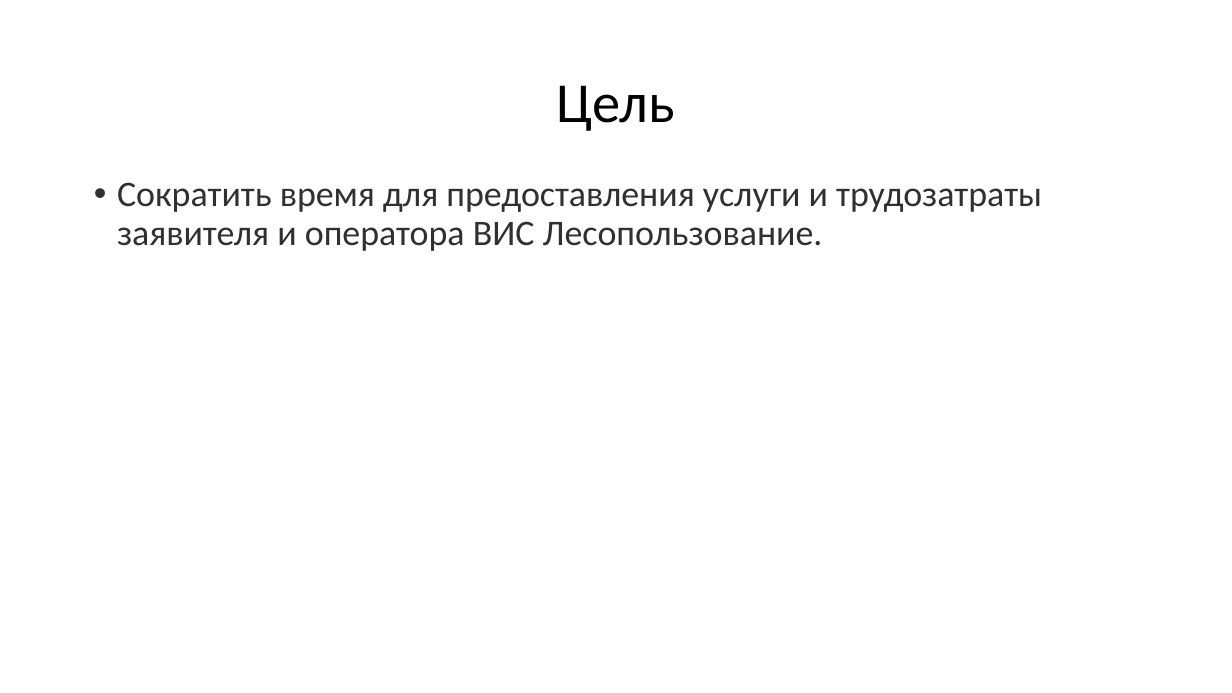
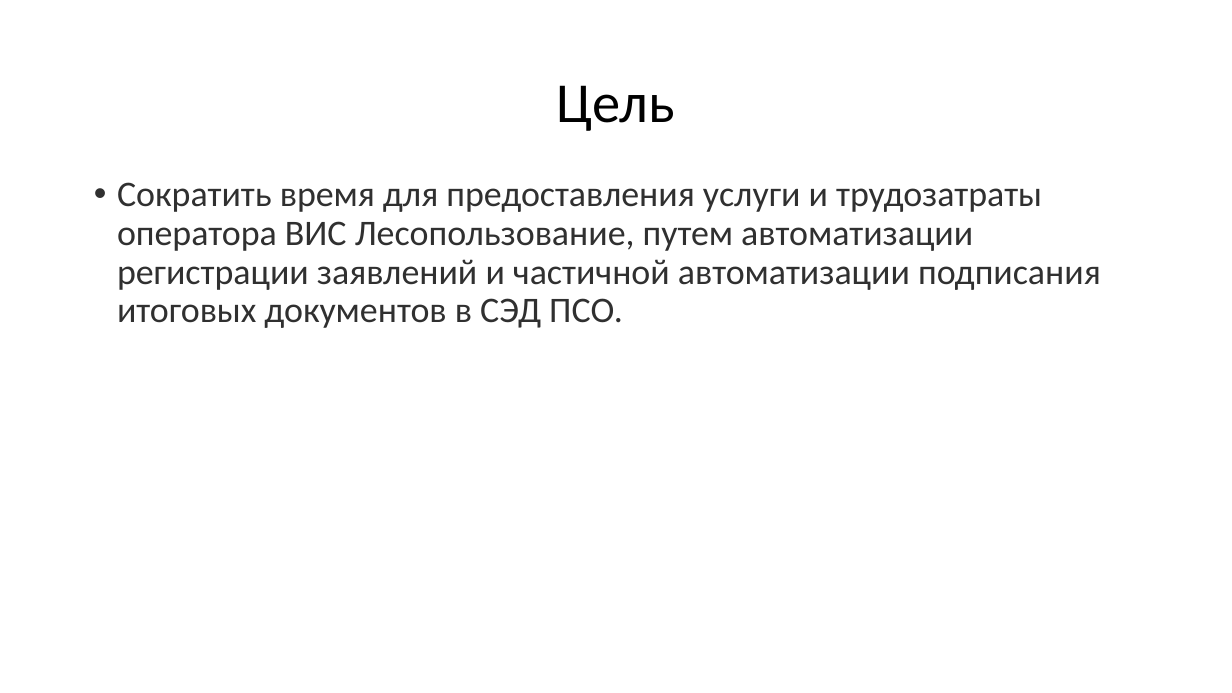
Before and after one commit to mcdodik20008/docs, a slide deck: slide 8 of Презентация.pptx. Drawn at 1232x693 pixels with LibreOffice and Linux fonts; fonts in the diff are those of the drawing. Boxes give left, top, right and bottom in pixels: in the first picture for what was removed or moved away, otherwise in the second. Text is boxed around its words. In the diff, an @@ line names an element or a change of style, - is before the commit and + after.

```diff
--- a/Презентация.pptx
+++ b/Презентация.pptx
@@ text at (x1=117, y1=182, x2=1101, y2=328): text changed @@
-• Сократить время для предоставления услуги и трудозатраты заявителя и оператора ВИС Лесопользование.
+• Сократить время для предоставления услуги и трудозатраты оператора ВИС Лесопользование, путем автоматизации регистрации заявлений и частичной автоматизации подписания итоговых документов в СЭД ПСО.
```
Also in this commit, not shown: 11 other slides changed, 2 other files.
